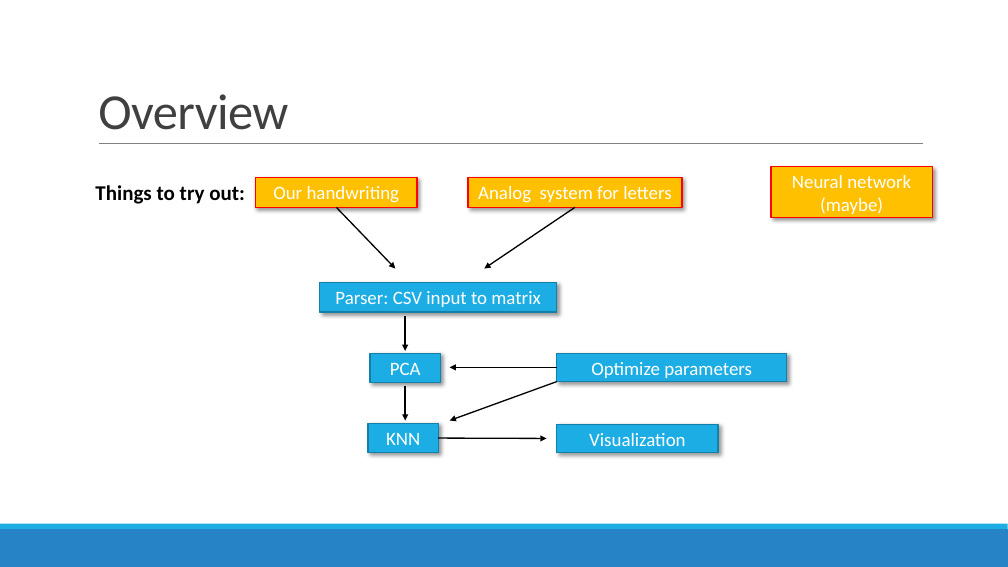
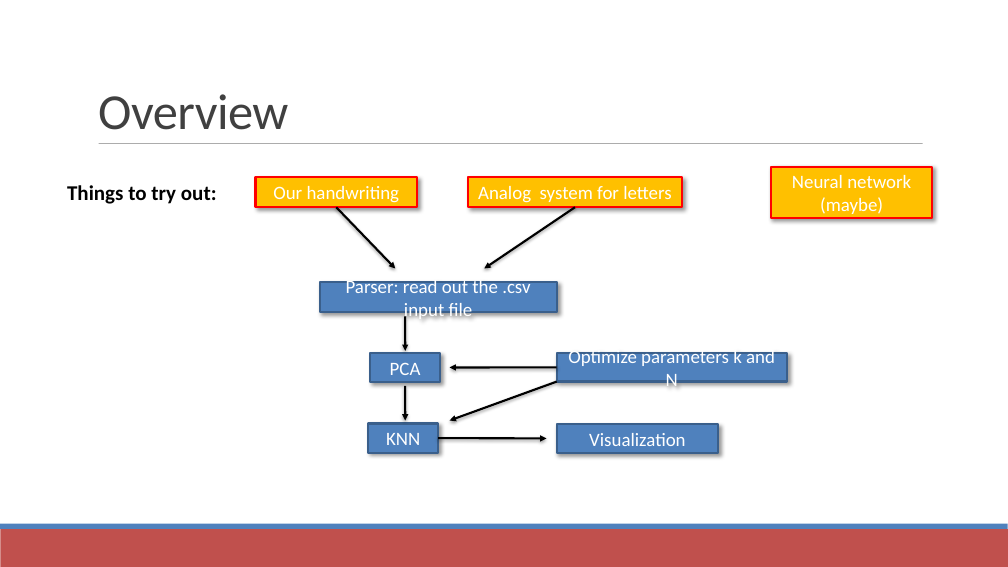
Before and after one commit to datascience-mobi/project-03-group-01, a slide deck: slide 8 of Vortrag1.pptx. Drawn at 1008x567 pixels with LibreOffice and Linux fonts; fonts in the diff are those of the drawing. Boxes give left, top, right and bottom in pixels: in the first picture for what was removed or moved away, otherwise in the second. Text is boxed around its words. In the diff, an @@ line names an element or a change of style, - is before the commit and + after.

Commit message:
fixed typos and adjusted timeline

```diff
--- a/Vortrag1.pptx
+++ b/Vortrag1.pptx
@@ line (99, 144) - (923, 144): stroke #808080 0.5 pt to #808080 0.51 pt @@
@@ text "Things to try out:": place and size @@
-text "Things to try out:" at box(95, 185, 245, 204)
+text "Things to try out:" at box(67, 185, 217, 204)
@@ rectangle "Analog system for letters" at box(468, 178, 682, 208): outline #FF0000 1.25 pt to #FF0000 2 pt @@
@@ arrow removed from (337, 207) to (395, 268) @@
@@ freeform shape added at box(337, 207, 395, 268), outline #000000 2 pt @@
@@ arrow removed from (575, 207) to (485, 268) @@
@@ freeform shape added at box(485, 207, 575, 268), outline #000000 2 pt @@
@@ fill #1CADE4 to #4F81BD; outline #1580A9 1.25 pt to #3A5F8C 2 pt in 5 elements at box(368, 423, 439, 453), box(371, 353, 441, 383), box(557, 424, 718, 452), box(557, 353, 786, 381), box(320, 282, 557, 312) @@
@@ text in rectangle at box(346, 277, 530, 321): text changed @@
-Parser: CSV input to matrix
+Parser: read out the .csv input file
@@ arrow removed from (405, 316) to (405, 351) @@
@@ freeform shape added at box(405, 316, 405, 351), outline #000000 2 pt @@
@@ text in rectangle at box(568, 348, 775, 391): text changed @@
-Optimize parameters
+Optimize parameters k and N
@@ arrow removed from (405, 386) to (405, 420) @@
@@ freeform shape added at box(405, 386, 405, 421), outline #000000 2 pt @@
@@ arrow removed from (557, 368) to (450, 368) @@
@@ arrow removed from (557, 382) to (450, 420) @@
@@ freeform shape added at box(450, 368, 557, 368), outline #000000 2 pt @@
@@ freeform shape added at box(450, 382, 557, 420), outline #000000 2 pt @@
@@ arrow removed from (439, 438) to (547, 439) @@
@@ freeform shape added at box(439, 438, 547, 438), outline #000000 2 pt @@
@@ rectangle at box(0, 529, 1008, 567): fill #2683C6 to #C0504D @@
@@ rectangle at box(0, 524, 1008, 529): fill #1CADE4 to #4F81BD @@
```
Also in this commit, not shown: 8 other slides changed.
